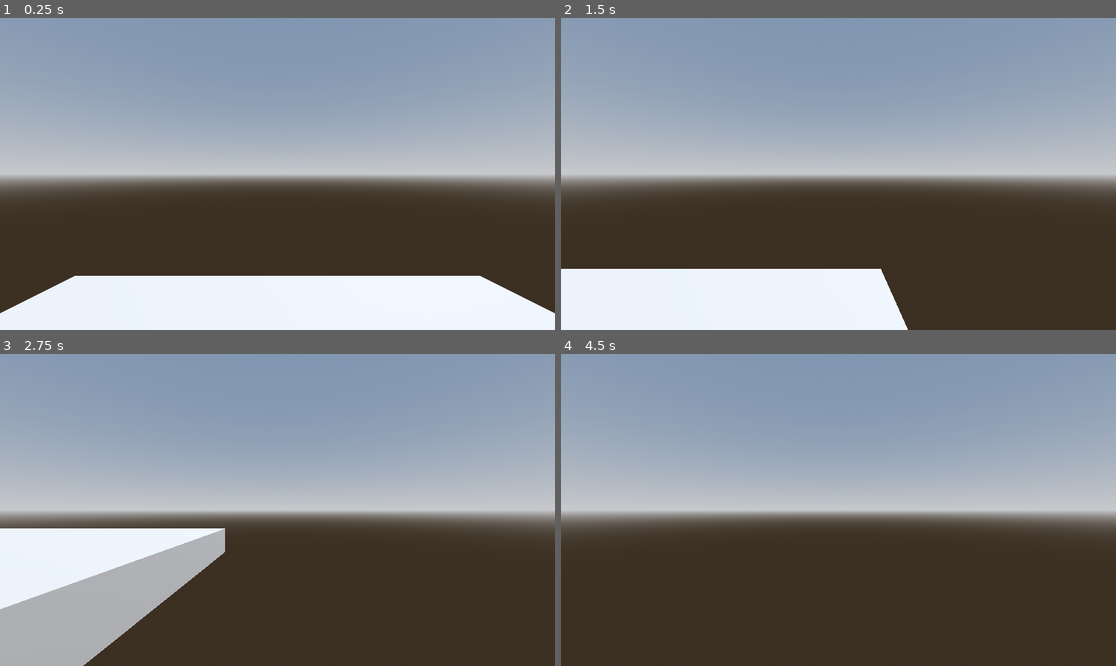
Above: before the commit, frames 1-4 (two rows, left to right).
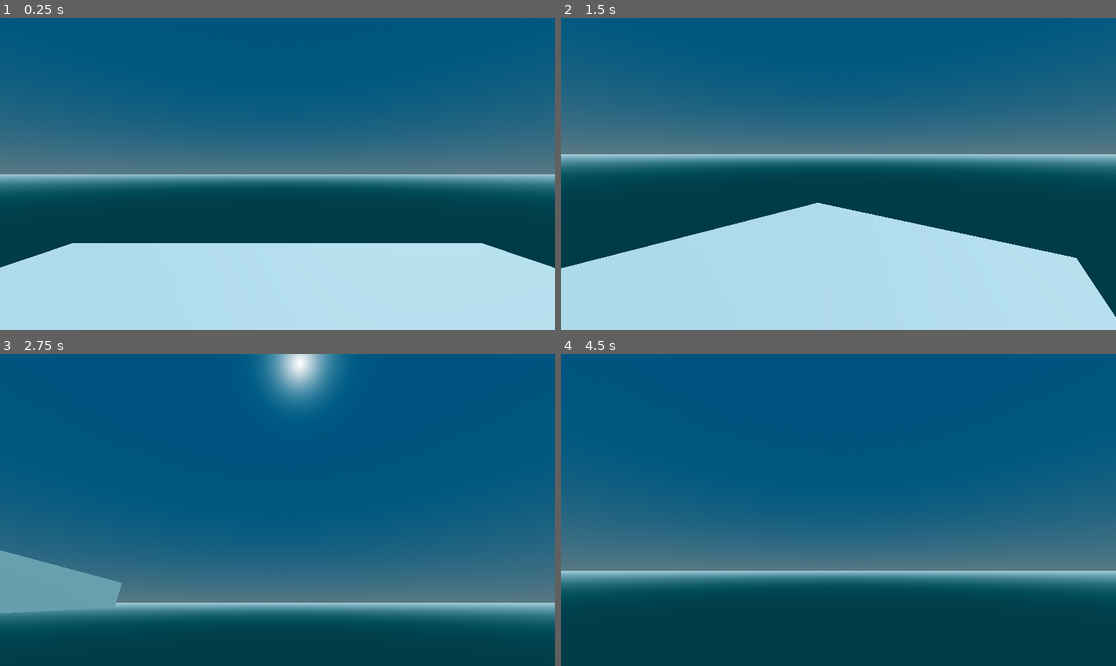
Above: after the commit, the same moments.

Repository: dorpen6/Level-3-Player-Movement
Game: Godot game, scene res://world.tscn
Two runs of this game, one before a commit and one after it. Both use one fixed random seed, a clock stepped at 60 frames per second and the inputs below.
Inputs (mouse positions are in pixels of both pictures, inside the frame that each line leads up to):
- Up to frame 1 (0.25 s): no input
- Up to frame 2 (1.5 s): move the mouse to (960, 158) at 0.52 s; hold D (right) 0.53-1.28 s; tap Space (jump) at 0.77 s; move the mouse to (727, 189) at 1.27 s; hold S (backward) from 1.28 s (still down)
- Up to frame 3 (2.75 s): tap Space (jump) at 1.52 s; move the mouse to (333, 441) at 2.02 s; release S (backward) at 2.03 s; hold D (right) from 2.03 s (still down)
- Up to frame 4 (4.5 s): move the mouse to (810, 572) at 2.77 s; release D (right) at 2.78 s; hold W (forward) 2.78-3.53 s; tap Space (jump) at 3.02, 3.77 s; move the mouse to (1005, 556) at 3.52 s; hold A (left) from 3.53 s (still down); tap Enter at 4.25 s; move the mouse to (672, 463) at 4.27 s

The runs differ from the first frame. In frame 1, 100% of the frame differs, in the area x 0-100%, y 0-100%; in frame 2, 100%; in frame 3, 100%; in frame 4, 100%.

Commit message:
Level 2 Player Movement

Diff:
--- a/CharacterBody3D.gd
+++ b/CharacterBody3D.gd
@@ -1,11 +1,22 @@
-# PLAYER MOVEMENT LEVEL 1
-
 extends CharacterBody3D
 
-const SPEED = 5.0
-const JUMP = 5.0
+@export var SPEED = 5.0
+@export var JUMP = 5.0
+@export var SENSITIVITY = 0.003
+
+@onready var head = $Head
+@onready var camera = $Head/Camera
 
 var gravity = 9.8
+
+func _ready():
+	Input.set_mouse_mode(Input.MOUSE_MODE_CAPTURED)
+
+func _unhandled_input(event):
+	if event is InputEventMouseMotion:
+		head.rotate_y(-event.relative.x * SENSITIVITY)
+		camera.rotate_x(-event.relative.y * SENSITIVITY)
+		camera.rotation.x = clamp(camera.rotation.x,deg_to_rad(-40), deg_to_rad(60))
 
 func _physics_process(delta):
 	# GRAVITY
@@ -16,9 +27,11 @@
 	if Input.is_action_just_pressed("jump") and is_on_floor():
 		velocity.y = JUMP
 
-	# GET INPUT DIRECTIONS
-	var input_directions = Input.get_vector("left", "right", "forward", "backward")
-	var direction = (transform.basis * Vector3(input_directions.x, 0, input_directions.y)).normalized()
+	# GET INPUT DIRECTIONS 2D
+	var input_dir = Input.get_vector("left", "right", "forward", "backward")
+
+	# TURN IT TO 3D
+	var direction = (head.transform.basis * Vector3(input_dir.x, 0, input_dir.y)).normalized()
 
 	if direction:
 		velocity.x = direction.x * SPEED
--- a/world.tscn
+++ b/world.tscn
@@ -1,49 +1,52 @@
-[gd_scene load_steps=7 format=3 uid="uid://ueoml6trg3y5"]
+[gd_scene load_steps=7 format=3 uid="uid://m1m34upww5mj"]
 
-[ext_resource type="Script" path="res://CharacterBody3D.gd" id="1_ywxhy"]
+[ext_resource type="Script" path="res://CharacterBody3D.gd" id="1_t1d4u"]
 
-[sub_resource type="ProceduralSkyMaterial" id="ProceduralSkyMaterial_6atpg"]
-sky_horizon_color = Color(0.64625, 0.65575, 0.67075, 1)
-ground_horizon_color = Color(0.64625, 0.65575, 0.67075, 1)
+[sub_resource type="ProceduralSkyMaterial" id="ProceduralSkyMaterial_50alr"]
+sky_top_color = Color(0.021721, 0.479627, 0.701061, 1)
+sky_horizon_color = Color(0.50543, 0.670017, 0.733684, 1)
+sky_energy_multiplier = 0.55
+ground_bottom_color = Color(1.68458e-07, 0.200443, 0.233676, 1)
+ground_horizon_color = Color(0.50543, 0.670017, 0.733684, 1)
 
-[sub_resource type="Sky" id="Sky_8a15o"]
-sky_material = SubResource("ProceduralSkyMaterial_6atpg")
+[sub_resource type="Sky" id="Sky_26fc0"]
+sky_material = SubResource("ProceduralSkyMaterial_50alr")
 
-[sub_resource type="Environment" id="Environment_iotk6"]
+[sub_resource type="Environment" id="Environment_4ocmq"]
 background_mode = 2
-sky = SubResource("Sky_8a15o")
+sky = SubResource("Sky_26fc0")
 tonemap_mode = 2
 glow_enabled = true
 
-[sub_resource type="CapsuleMesh" id="CapsuleMesh_p0jkm"]
+[sub_resource type="CapsuleMesh" id="CapsuleMesh_h60de"]
 
-[sub_resource type="ConvexPolygonShape3D" id="ConvexPolygonShape3D_yxrw7"]
+[sub_resource type="ConvexPolygonShape3D" id="ConvexPolygonShape3D_a4wx0"]
 points = PackedVector3Array(-0.125207, -0.532801, -0.480507, 0.0227831, 0.47607, 0.498884, 0.169713, 0.559144, 0.464172 …(924 unchanged characters)…
 
-[node name="World" type="Node3D"]
+[node name="Game" type="Node3D"]
 
 [node name="DirectionalLight3D" type="DirectionalLight3D" parent="."]
 transform = Transform3D(-0.866023, -0.433016, 0.250001, 0, 0.499998, 0.866027, -0.500003, 0.749999, -0.43301, 0, 0, 0)
 shadow_enabled = true
 
 [node name="WorldEnvironment" type="WorldEnvironment" parent="."]
-environment = SubResource("Environment_iotk6")
+environment = SubResource("Environment_4ocmq")
 
 [node name="CSGBox3D" type="CSGBox3D" parent="."]
 transform = Transform3D(10, 0, 0, 0, 1, 0, 0, 0, 10, 0, 0, 0)
 use_collision = true
 
-[node name="CharacterBody3D" type="CharacterBody3D" parent="."]
-transform = Transform3D(1, 0, 0, 0, 1, 0, 0, 0, 1, 0, 2.63935, 0)
-script = ExtResource("1_ywxhy")
+[node name="Player" type="CharacterBody3D" parent="."]
+transform = Transform3D(1, 0, 0, 0, 1, 0, 0, 0, 1, 0, 1.39243, 0)
+script = ExtResource("1_t1d4u")
 
-[node name="MeshInstance3D" type="MeshInstance3D" parent="CharacterBody3D"]
-mesh = SubResource("CapsuleMesh_p0jkm")
+[node name="MeshInstance3D" type="MeshInstance3D" parent="Player"]
+mesh = SubResource("CapsuleMesh_h60de")
 
-[node name="CollisionShape3D" type="CollisionShape3D" parent="CharacterBody3D"]
-shape = SubResource("ConvexPolygonShape3D_yxrw7")
+[node name="CollisionShape3D" type="CollisionShape3D" parent="Player"]
+shape = SubResource("ConvexPolygonShape3D_a4wx0")
 
-[node name="Head" type="Node3D" parent="CharacterBody3D"]
-transform = Transform3D(1, 0, 0, 0, 1, 0, 0, 0, 1, 0, 0.697327, 0)
+[node name="Head" type="Node3D" parent="Player"]
+transform = Transform3D(1, 0, 0, 0, 1, 0, 0, 0, 1, 0, 0.712946, 0)
 
-[node name="Camera3D" type="Camera3D" parent="CharacterBody3D/Head"]
+[node name="Camera" type="Camera3D" parent="Player/Head"]
